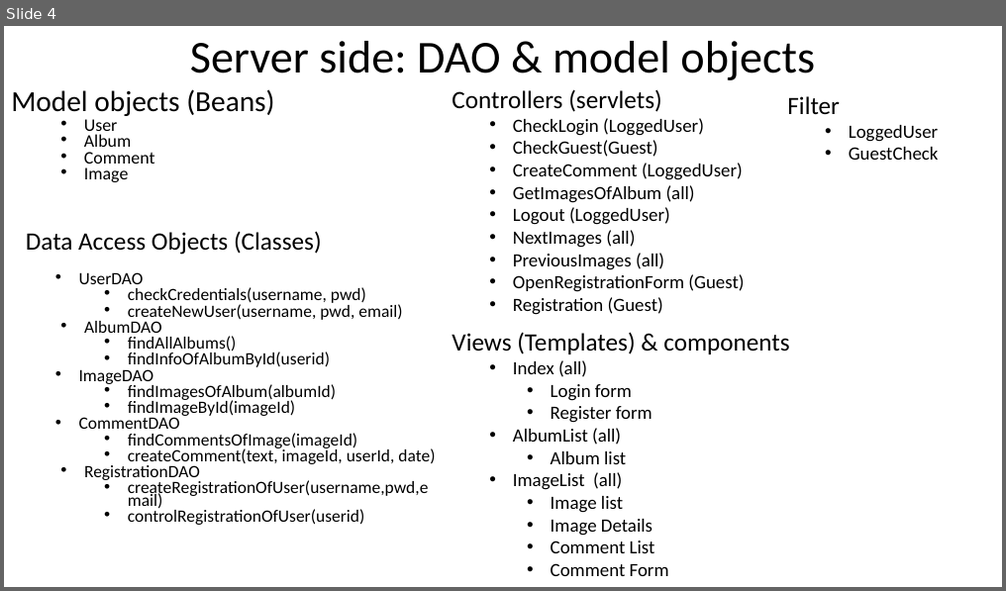
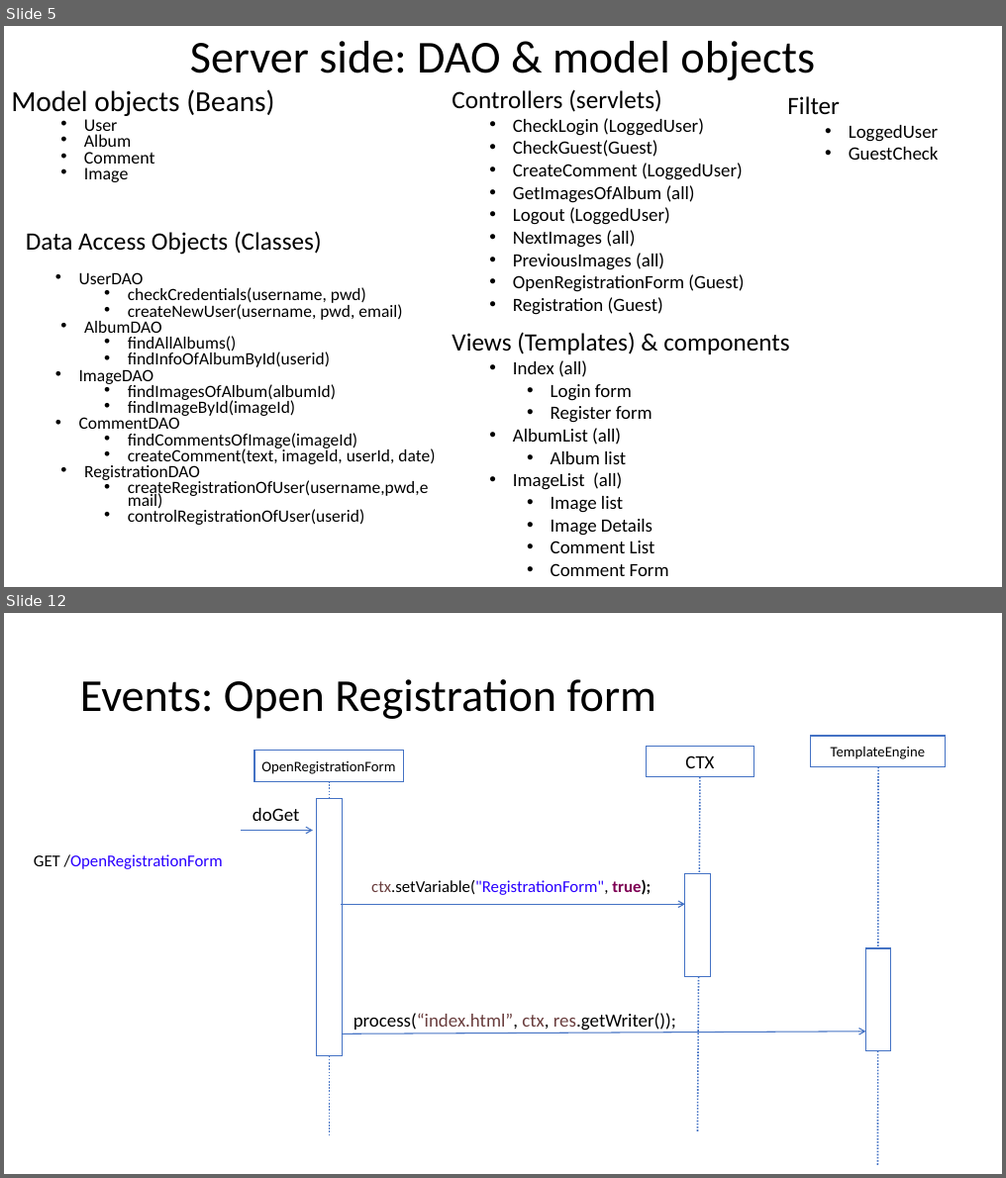
Before and after one commit to Giulsmoon/TecnologiePerIlWeb_Project1, a slide deck: Presentazioni Powerpoint/Progetto1_versione_PURE_HTML.pptx. Shown one above the other, each under a label of ours: slide 4 before the commit, slides 5 and 12 after it; the slides between them are not shown. The pictures are 1006x591 and 1006x1178 pixels, drawn with LibreOffice and Linux fonts; fonts in the diff are those of the drawing. Boxes give left, top, right and bottom in pixels: in the first picture for what was removed or moved away, otherwise in the second. Text is boxed around its words. In the diff, an @@ line names an element or a change of style, - is before the commit and + after.

Commit message:
piccole modifiche al pure html e power point

```diff
--- a/Presentazioni Powerpoint/Progetto1_versione_PURE_HTML.pptx
+++ b/Presentazioni Powerpoint/Progetto1_versione_PURE_HTML.pptx
@@ slide 12 added at (4, 613, 1002, 1174), background #FFFFFF @@
@@ title added at (80, 679, 656, 719), 44 pt, text #000000 @@
+Events: Open Registration form
@@ rectangle added at (254, 750, 405, 781), fill #FFFFFF, outline #4472C4 1 pt, 14 pt, text #000000 @@
+OpenRegistrationForm
@@ rectangle added at (647, 747, 754, 777), fill #FFFFFF, outline #4472C4 1 pt, 18 pt, text #000000 @@
+CTX
@@ rectangle added at (810, 736, 945, 767), fill #FFFFFF, outline #4472C4 1 pt, 14 pt, text #000000 @@
+TemplateEngine
@@ line added from (330, 781) to (330, 1137), #4472C4 1.5 pt dashed @@
@@ line added from (700, 777) to (698, 1133), #4472C4 1.5 pt dashed @@
@@ line added from (878, 767) to (877, 1166), #4472C4 1.5 pt dashed @@
@@ text added at (252, 808, 299, 821), 18 pt, text #000000 @@
+doGet
@@ rectangle added at (317, 799, 343, 1057), fill #FFFFFF, outline #4472C4 1 pt @@
@@ arrow added from (242, 830) to (313, 830), #4472C4 1 pt @@
@@ text added at (34, 855, 223, 869), 16 pt, text #2A00FF @@
+GET /OpenRegistrationForm
@@ text added at (371, 879, 650, 895), 16 pt, text #2A00FF @@
+ctx.setVariable("RegistrationForm", true);
@@ rectangle added at (685, 873, 710, 977), fill #FFFFFF, outline #4472C4 1 pt @@
@@ arrow added from (341, 904) to (685, 904), #4472C4 1 pt @@
@@ rectangle added at (865, 949, 890, 1052), fill #FFFFFF, outline #4472C4 1 pt @@
@@ text added at (353, 1013, 676, 1031), 18 pt, text #000000 @@
+process(“index.html”, ctx, res.getWriter());
@@ arrow added from (342, 1035) to (865, 1032), #4472C4 1 pt @@
@@ what was slide 4 is now slide 5 @@
```
Also in this commit, not shown: 2 slides changed, 11 other slides added, 3 other files.
